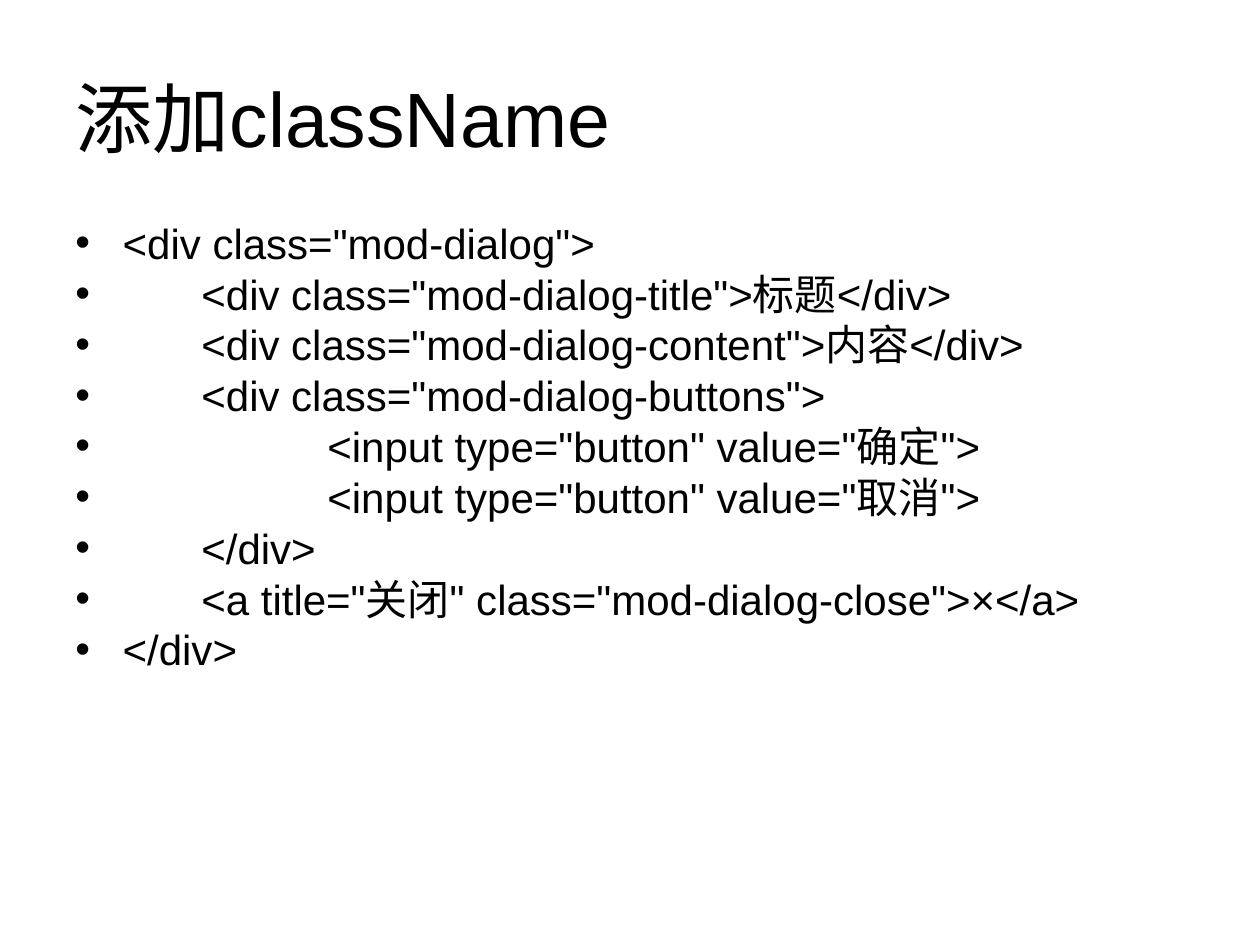
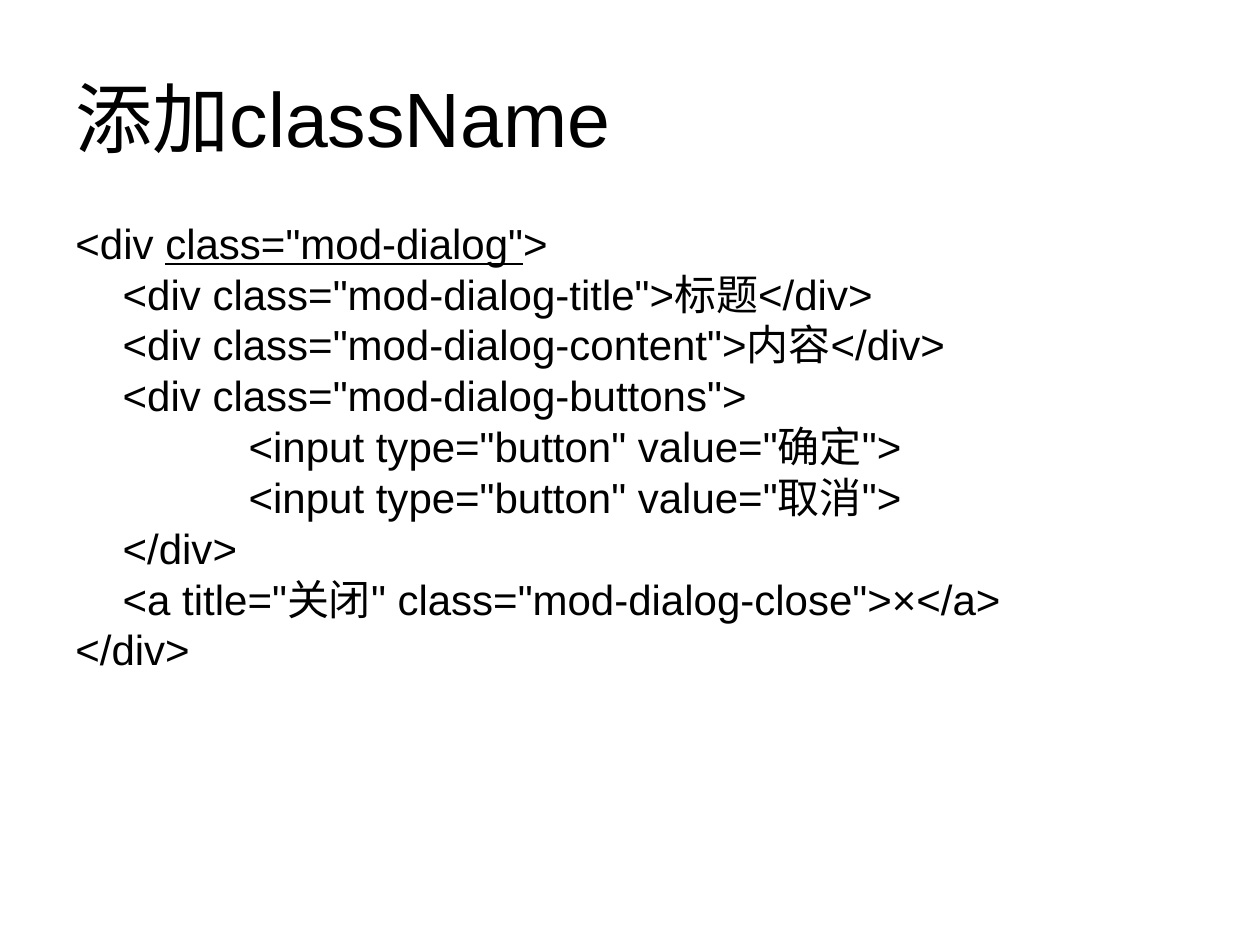
Before and after one commit to panxuepeng/javascript, a slide deck: slide 4 of JavaScript 特效原理 - 弹窗.ppt. Drawn at 1260x945 pixels with LibreOffice and Linux fonts; fonts in the diff are those of the drawing. Boxes give left, top, right and bottom in pixels: in the first picture for what was removed or moved away, otherwise in the second. Text is boxed around its words. In the diff, an @@ line names an element or a change of style, - is before the commit and + after.

```diff
--- a/JavaScript 特效原理 - 弹窗.ppt
+++ b/JavaScript 特效原理 - 弹窗.ppt
@@ text "<div class="mod-dialog">" at box(75, 228, 1001, 666): underline on in "class="mod-dialog">"; bullet • to none @@
```
Also in this commit, not shown: 2 slides added, 2 slides removed, 5 other files.
